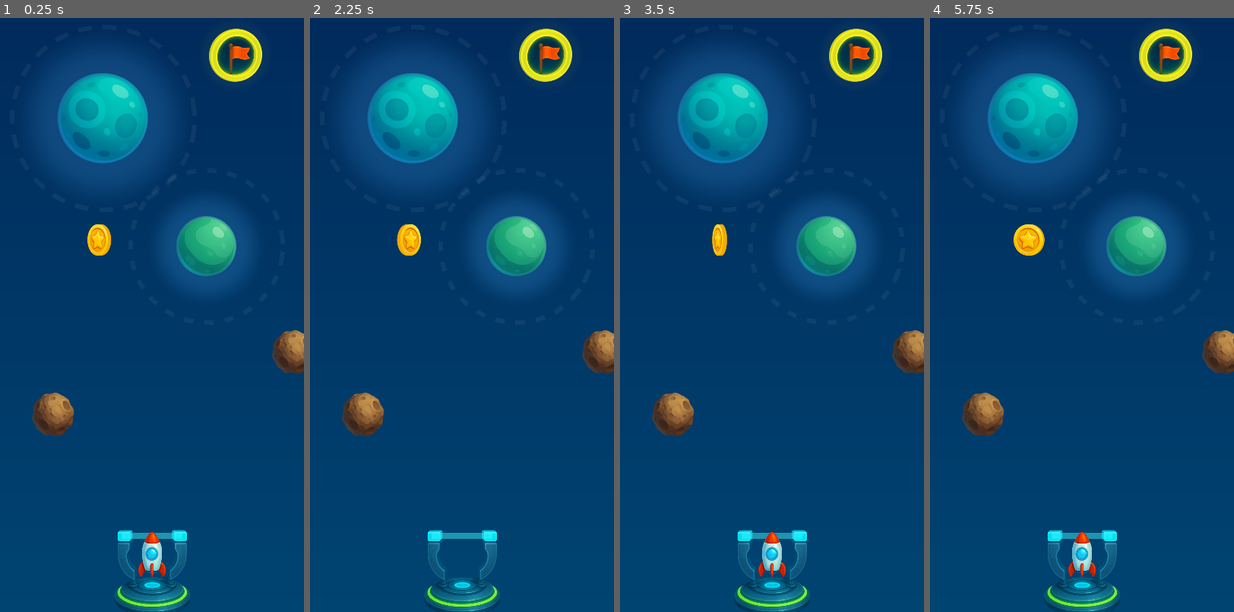
Above: before the commit, frames 1-4 (left to right).
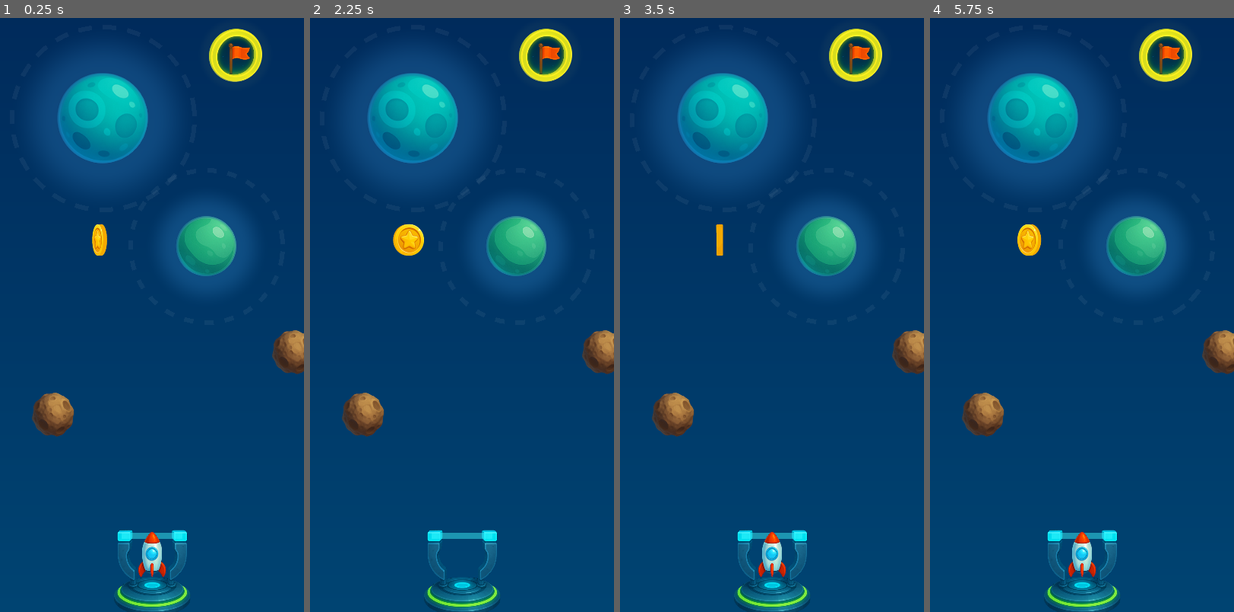
Above: after the commit, the same moments.

Repository: nbarkoch/spacecraft-launcher
Game: Godot game, scene res://scenes/game.tscn
Same seed, same stepped clock (60 frames per second), same inputs: the game is played once before the commit and once after it.
Inputs (mouse positions are in pixels of both pictures, inside the frame that each line leads up to):
- Up to frame 1 (0.25 s): no input
- Up to frame 2 (2.25 s): move the mouse to (462, 582) at 0.52 s; press the mouse at (462, 582) at 0.53 s; move the mouse to (401, 338) at 1.27 s; release the mouse at (401, 338) at 1.28 s; click (401, 338) at 1.35 s; move the mouse to (492, 172) at 2.02 s; press the mouse at (492, 172) at 2.03 s
- Up to frame 3 (3.5 s): move the mouse to (756, 427) at 2.77 s; release the mouse at (756, 427) at 2.78 s; click (756, 427) at 2.85 s
- Up to frame 4 (5.75 s): move the mouse to (1173, 398) at 3.52 s; press the mouse at (1173, 398) at 3.53 s; move the mouse to (990, 214) at 4.27 s; release the mouse at (990, 214) at 4.28 s; click (990, 214) at 4.35 s; move the mouse to (1097, 309) at 5.02 s; press the mouse at (1097, 309) at 5.03 s

The runs differ from the first frame. In frame 1, 0.2% of the frame differs, in the area x 28-37%, y 34-40%; in frame 2, 0.3%; in frame 3, 0.2%; in frame 4, 0.3%, in the area x 27-38%, y 34-40%.

Commit message:
add ring functionality

Diff:
--- a/scenes/coin.tscn
+++ b/scenes/coin.tscn
@@ -1,8 +1,9 @@
-[gd_scene load_steps=15 format=3 uid="uid://bryh4m50q0dgo"]
+[gd_scene load_steps=16 format=3 uid="uid://bryh4m50q0dgo"]
 
 [ext_resource type="Texture2D" uid="uid://bm5lux7wue7t8" path="res://sprites/coin_anim.png" id="1_3l7rd"]
 [ext_resource type="Script" path="res://scripts/coin.gd" id="1_yc21c"]
 [ext_resource type="Texture2D" uid="uid://g3lbvs45lr1l" path="res://sprites/s_star.png" id="2_8j4ft"]
+[ext_resource type="PackedScene" uid="uid://bnscgwyelyck3" path="res://scenes/ring_effect.tscn" id="3_ec37v"]
 
 [sub_resource type="AtlasTexture" id="AtlasTexture_46swt"]
 atlas = ExtResource("1_3l7rd")
@@ -85,17 +86,22 @@
 sprite_frames = SubResource("SpriteFrames_4ytrr")
 animation = &"new_animation"
 autoplay = "new_animation"
-frame_progress = 0.0403356
+frame_progress = 0.802482
 
 [node name="CollisionShape" type="CollisionShape2D" parent="."]
 shape = SubResource("CircleShape2D_vw6yo")
 
 [node name="CollectionEffect" type="Node2D" parent="."]
 
+[node name="RingEffect" parent="CollectionEffect" instance=ExtResource("3_ec37v")]
+animation_duration = 0.3
+ring_size = 40.0
+initial_width = 5.0
+
 [node name="StarParticles" type="CPUParticles2D" parent="CollectionEffect"]
 emitting = false
 amount = 5
-lifetime = 0.8
+lifetime = 0.6
 one_shot = true
 explosiveness = 1.0
 texture = ExtResource("2_8j4ft")
@@ -107,6 +113,7 @@
 damping_min = 2.0
 damping_max = 4.0
 scale_amount_min = 0.5
+scale_amount_max = 1.25
 scale_amount_curve = SubResource("Curve_a10ua")
 color = Color(1, 0.875258, 0.625109, 0.921569)
 
--- /dev/null
+++ b/scenes/ring_effect.tscn
@@ -0,0 +1,16 @@
+[gd_scene load_steps=4 format=3 uid="uid://bnscgwyelyck3"]
+
+[ext_resource type="Script" path="res://scripts/ring_effect.gd" id="1_l8o0l"]
+[ext_resource type="Shader" path="res://shaders/ring_effect.gdshader" id="1_qymrt"]
+
+[sub_resource type="ShaderMaterial" id="ShaderMaterial_ied3j"]
+shader = ExtResource("1_qymrt")
+shader_parameter/ring_radius = 0.3
+shader_parameter/ring_width = 0.1
+shader_parameter/ring_color = Color(1, 1, 1, 1)
+shader_parameter/edge_softness = 0.02
+shader_parameter/animation_progress = 0.0
+
+[node name="RingEffect" type="Node2D"]
+material = SubResource("ShaderMaterial_ied3j")
+script = ExtResource("1_l8o0l")
--- a/scripts/coin.gd
+++ b/scripts/coin.gd
@@ -10,6 +10,9 @@
 	$CollectionEffect/StarParticles.restart()
 	$CollectionEffect/LightBurst.restart()
 	$AnimatedSprite2D.queue_free()
+	var ring_effect = $CollectionEffect/RingEffect
+	if ring_effect:
+		ring_effect.trigger()
 	await get_tree().create_timer(1.0).timeout
 	queue_free()
 
--- /dev/null
+++ b/scripts/ring_effect.gd
@@ -0,0 +1,157 @@
+extends Node
+class_name RingEffectComponent
+
+@export_group("Ring Properties")
+@export var animation_duration: float = 1.0
+@export var ring_size: float = 100.0  # Size in pixels
+@export var initial_width: float = 20.0  # Initial border width
+@export var ring_color: Color = Color.WHITE
+@export var edge_softness: float = 0.02
+
+@export_group("Animation")
+@export var auto_start: bool = false
+@export var ease_type: Tween.EaseType = Tween.EASE_OUT
+@export var transition_type: Tween.TransitionType = Tween.TRANS_QUART
+
+@export_group("Advanced")
+@export var shader_path: String = "res://shaders/ring_effect.gdshader"
+@export var fade_out_ratio: float = 0.3  # What portion of animation is fade out
+@export var auto_cleanup: bool = true  # Remove ColorRect after animation
+
+var color_rect: ColorRect
+var shader_material: ShaderMaterial
+var tween: Tween
+var is_playing: bool = false
+
+func _ready():
+	# Wait a frame to ensure parent is ready
+	await get_tree().process_frame
+	setup_ring()
+	if auto_start:
+		play_ring_effect()
+
+func setup_ring():
+	# Get parent node (should be Node2D or Control)
+	var parent = get_parent()
+	if not parent:
+		push_error("RingEffect needs a parent node")
+		return
+
+	# Create ColorRect for the ring
+	color_rect = ColorRect.new()
+	parent.add_child(color_rect)
+
+	# Set size and center it
+	color_rect.size = Vector2(ring_size, ring_size)
+	color_rect.position = -color_rect.size / 2
+	color_rect.z_index = 10  # Make sure it's on top
+
+	# Load and setup shader
+	var shader = load(shader_path) if ResourceLoader.exists(shader_path) else null
+	if shader:
+		shader_material = ShaderMaterial.new()
+		shader_material.shader = shader
+
+		# Set initial shader parameters
+		shader_material.set_shader_parameter("ring_radius", 0.5)
+		shader_material.set_shader_parameter("ring_width", initial_width / ring_size)
+		shader_material.set_shader_parameter("ring_color", ring_color)
+		shader_material.set_shader_parameter("edge_softness", edge_softness)
+		shader_material.set_shader_parameter("animation_progress", 0.0)
+
+		color_rect.material = shader_material
+		color_rect.visible = false  # Hidden until triggered
+	else:
+		push_error("Ring effect shader not found at: " + shader_path)
+
+func play_ring_effect():
+	if is_playing or not color_rect or not shader_material:
+		return
+
+	is_playing = true
+	color_rect.visible = true
+
+	# Kill existing tween
+	if tween:
+		tween.kill()
+
+	# Create new tween
+	tween = create_tween()
+	tween.set_parallel(true)  # Allow multiple properties to animate simultaneously
+
+	# Animate the ring expansion and width reduction
+	tween.tween_method(
+		_update_animation_progress,
+		0.0,
+		1.0,
+		animation_duration
+	).set_ease(ease_type).set_trans(transition_type)
+
+	# Fade out at the end
+	var fade_delay = animation_duration * (1.0 - fade_out_ratio)
+	var fade_duration = animation_duration * fade_out_ratio
+	tween.tween_method(
+		_update_fade,
+		1.0,
+		0.0,
+		fade_duration
+	).set_delay(fade_delay)
+
+	# Signal when complete
+	tween.finished.connect(_on_animation_finished)
+
+func _update_animation_progress(progress: float):
+	if shader_material:
+		shader_material.set_shader_parameter("animation_progress", progress)
+
+func _update_fade(fade: float):
+	if shader_material:
+		var current_color = ring_color
+		current_color.a = fade
+		shader_material.set_shader_parameter("ring_color", current_color)
+
+func _on_animation_finished():
+	is_playing = false
+	color_rect.visible = false
+
+	# Reset for next use
+	if shader_material:
+		shader_material.set_shader_parameter("animation_progress", 0.0)
+		shader_material.set_shader_parameter("ring_color", ring_color)
+
+	# Optional cleanup
+	if auto_cleanup and color_rect:
+		color_rect.queue_free()
+		color_rect = null
+
+# Public methods to control the effect
+func trigger():
+	"""Main method to trigger the ring effect"""
+	play_ring_effect()
+
+func set_ring_color(color: Color):
+	ring_color = color
+	if shader_material:
+		shader_material.set_shader_parameter("ring_color", color)
+
+func set_ring_size(size: float):
+	ring_size = size
+	if color_rect:
+		color_rect.size = Vector2(size, size)
+		color_rect.position = -color_rect.size / 2
+		# Update width parameter based on new size
+		if shader_material:
+			shader_material.set_shader_parameter("ring_width", initial_width / size)
+
+func stop():
+	"""Stop the current animation"""
+	if tween:
+		tween.kill()
+	if color_rect:
+		color_rect.visible = false
+	is_playing = false
+
+# Cleanup when node is freed
+func _exit_tree():
+	if color_rect and is_instance_valid(color_rect):
+		color_rect.queue_free()
--- /dev/null
+++ b/shaders/ring_effect.gdshader
@@ -0,0 +1,31 @@
+shader_type canvas_item;
+
+uniform float ring_radius : hint_range(0.0, 1.0) = 0.3;
+uniform float ring_width : hint_range(0.0, 0.5) = 0.1;
+uniform vec4 ring_color : source_color = vec4(1.0, 1.0, 1.0, 1.0);
+uniform float edge_softness : hint_range(0.0, 0.1) = 0.02;
+uniform float animation_progress : hint_range(0.0, 1.0) = 0.0;
+
+void fragment() {
+    // Calculate distance from center (0.5, 0.5)
+    vec2 center = vec2(0.5, 0.5);
+    float dist = distance(UV, center);
+
+    // Ring expands from 0 to ring_radius, width shrinks from ring_width to 0
+    float current_radius = ring_radius * animation_progress;
+    float current_width = ring_width * (1.0 - animation_progress);
+
+    // Calculate ring bounds
+    float inner_radius = max(0.0, current_radius - current_width * 0.5);
+    float outer_radius = current_radius + current_width * 0.5;
+
+    // Create ring mask - only show pixels between inner and outer radius
+    float outer_mask = 1.0 - smoothstep(outer_radius - edge_softness, outer_radius + edge_softness, dist);
+    float inner_mask = smoothstep(inner_radius - edge_softness, inner_radius + edge_softness, dist);
+
+    // Combine masks to create hollow ring
+    float ring_mask = outer_mask * inner_mask;
+
+    // Apply color with alpha based on ring mask
+    COLOR = vec4(ring_color.rgb, ring_color.a * ring_mask);
+}
